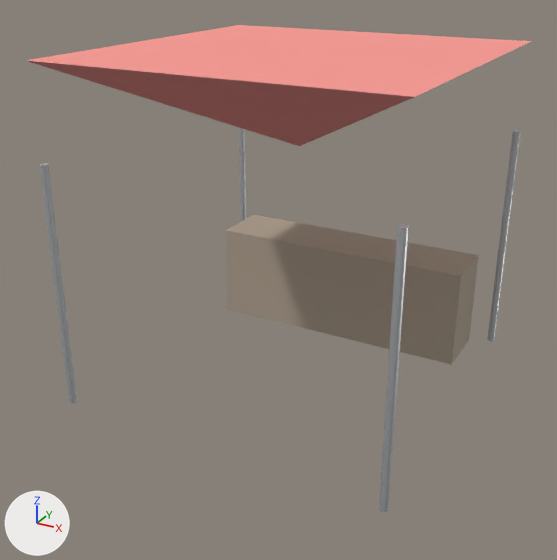
What one commit did to the glTF model unreal/MappingSaintDenis/Content/Import/Elements/SM_Tonnelle_secours.glb.
Rendered twice from a 50 mm camera at (3.0, -5.84, 3.82) aimed at (-0.06, -0.27, 1.03). Arrows for +X, +Y and +Z are at lower left; the lights stay in place. The older version comes first.

Script lines for the objects in view, before the commit:
```python
me_sm_tonnelle_secours_2 = bpy.data.meshes.new('SM_Tonnelle_secours_2')
me_sm_tonnelle_secours_2.from_pydata(...)  # a 12-sided cylinder along z spanning x 1.47..1.53, y 1.47..1.53, z 0.0..2.2
me_sm_tonnelle_secours_2.materials.append(mat_m_inox)  # light grey #c4c7ca
me_sm_tonnelle_secours_4 = bpy.data.meshes.new('SM_Tonnelle_secours_4')
me_sm_tonnelle_secours_4.from_pydata([(0.0, 0.0, 3.0), (1.53, -1.53, 3.0), (0.0, 0.0, 2.2), (-1.53, -1.53, 3.0), (-1.53, 1.53, 3.0), (1.53, 1.53, 3.0)], [], [(1, 0, 3), (1, 3, 2), (3, 0, 4), (3, 4, 2), (4, 0, 5), (4, 5, 2), (5, 0, 1), (5, 1, 2)])
me_sm_tonnelle_secours_4.materials.append(mat_m_tente)  # pink #fb9a93
me_sm_tonnelle_secours_5 = bpy.data.meshes.new('SM_Tonnelle_secours_5')
me_sm_tonnelle_secours_5.from_pydata(...)  # a box spanning x -1.3..1.3, y 0.8..1.4, z 0.0..0.95
me_sm_tonnelle_secours_5.materials.append(mat_m_comptoir)  # beige #ad9f8e
ob_sm_tonnelle_secours_2 = bpy.data.objects.new('SM_Tonnelle_secours_2', me_sm_tonnelle_secours_2)
ob_sm_tonnelle_secours_2.location = (0.0, 0.0, 0.0)
ob_sm_tonnelle_secours_4 = bpy.data.objects.new('SM_Tonnelle_secours_4', me_sm_tonnelle_secours_4)
ob_sm_tonnelle_secours_4.location = (0.0, 0.0, 0.0)
ob_sm_tonnelle_secours_5 = bpy.data.objects.new('SM_Tonnelle_secours_5', me_sm_tonnelle_secours_5)
ob_sm_tonnelle_secours_5.location = (0.0, 0.0, 0.0)
# also in view: 'SM_Tonnelle_secours_1' at (-1.5, -1.5, 1.1); 'SM_Tonnelle_secours_3' at (1.5, -1.5, 1.1)
```
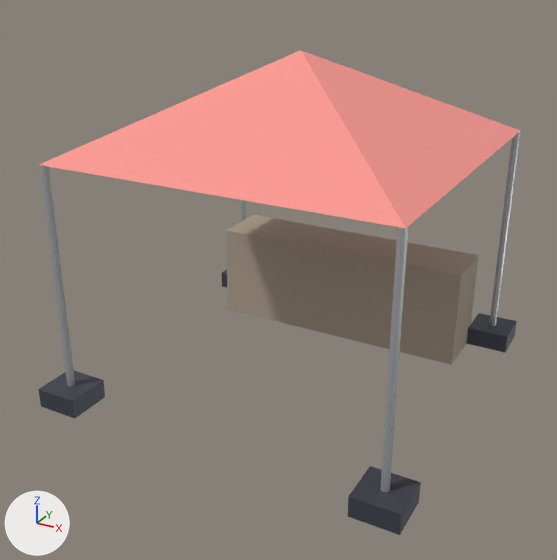
Location of each change, (x1, y1, x2, y2) in pixels of the pictures (557 x 560 px):
'SM_Tonnelle_secours_4', reshaped (47% taller)
    before: (25, 25, 532, 146)
    after: (39, 50, 521, 228)
'SM_Tonnelle_secours_9', added
    after: (348, 466, 421, 535)
'SM_Tonnelle_secours_7', added
    after: (38, 371, 105, 419)
'SM_Tonnelle_secours_8', added
    after: (466, 313, 517, 352)
'SM_Tonnelle_secours_6', added (mostly hidden)
    after: (222, 270, 227, 288)

Patch to the scene script:
```diff
--- a/unreal/MappingSaintDenis/Content/Import/Elements/SM_Tonnelle_secours.glb.py
+++ b/unreal/MappingSaintDenis/Content/Import/Elements/SM_Tonnelle_secours.glb.py
@@ mat_m_noir @@
+mat_m_noir = principled_material('M_Noir')
+mat_m_noir.base_color = (0.0706, 0.0784, 0.102)  # greyish blue #4b4f5a
+mat_m_noir.metallic = 0.4
@@ me_sm_tonnelle_secours_4 @@
 me_sm_tonnelle_secours_4.from_pydata(...)  # 6 vertices, 8 faces; spans x -1.53..1.53, y -1.53..1.53, z 2.2..3.0
 # used by ob_sm_tonnelle_secours_4; location = (0.0, 0.0, 0.0)
+# me_sm_tonnelle_secours_4 part 1: the whole mesh is multiplied about its middle by the matrix ((0.0, -1.0, 0.0), (-1.0, 0.0, 0.0), (0.0, 0.0, -1.0))
 me_sm_tonnelle_secours_4.materials.append(mat_m_tente)
@@ me_sm_tonnelle_secours_9 @@
+me_sm_tonnelle_secours_9.from_pydata(...)  # a box spanning x 1.3..1.7, y -1.7..-1.3, z 0.0..0.18
+me_sm_tonnelle_secours_9.materials.append(mat_m_noir)  # greyish blue #4b4f5a
@@ me_sm_tonnelle_secours_8 @@
+me_sm_tonnelle_secours_8.from_pydata(...)  # a box spanning x 1.3..1.7, y 1.3..1.7, z 0.0..0.18
+me_sm_tonnelle_secours_8.materials.append(mat_m_noir)  # greyish blue #4b4f5a
@@ me_sm_tonnelle_secours_7 @@
+me_sm_tonnelle_secours_7.from_pydata(...)  # a box spanning x -1.7..-1.3, y -1.7..-1.3, z 0.0..0.18
+me_sm_tonnelle_secours_7.materials.append(mat_m_noir)  # greyish blue #4b4f5a
@@ me_sm_tonnelle_secours_6 @@
+me_sm_tonnelle_secours_6.from_pydata(...)  # a box spanning x -1.7..-1.3, y 1.3..1.7, z 0.0..0.18
+me_sm_tonnelle_secours_6.materials.append(mat_m_noir)  # greyish blue #4b4f5a
@@ ob_sm_tonnelle_secours_9 @@
+ob_sm_tonnelle_secours_9 = bpy.data.objects.new('SM_Tonnelle_secours_9', me_sm_tonnelle_secours_9)
+ob_sm_tonnelle_secours_9.location = (0.0, 0.0, 0.0)
@@ ob_sm_tonnelle_secours_8 @@
+ob_sm_tonnelle_secours_8 = bpy.data.objects.new('SM_Tonnelle_secours_8', me_sm_tonnelle_secours_8)
+ob_sm_tonnelle_secours_8.location = (0.0, 0.0, 0.0)
@@ ob_sm_tonnelle_secours_7 @@
+ob_sm_tonnelle_secours_7 = bpy.data.objects.new('SM_Tonnelle_secours_7', me_sm_tonnelle_secours_7)
+ob_sm_tonnelle_secours_7.location = (0.0, 0.0, 0.0)
@@ ob_sm_tonnelle_secours_6 @@
+ob_sm_tonnelle_secours_6 = bpy.data.objects.new('SM_Tonnelle_secours_6', me_sm_tonnelle_secours_6)
+ob_sm_tonnelle_secours_6.location = (0.0, 0.0, 0.0)
```
